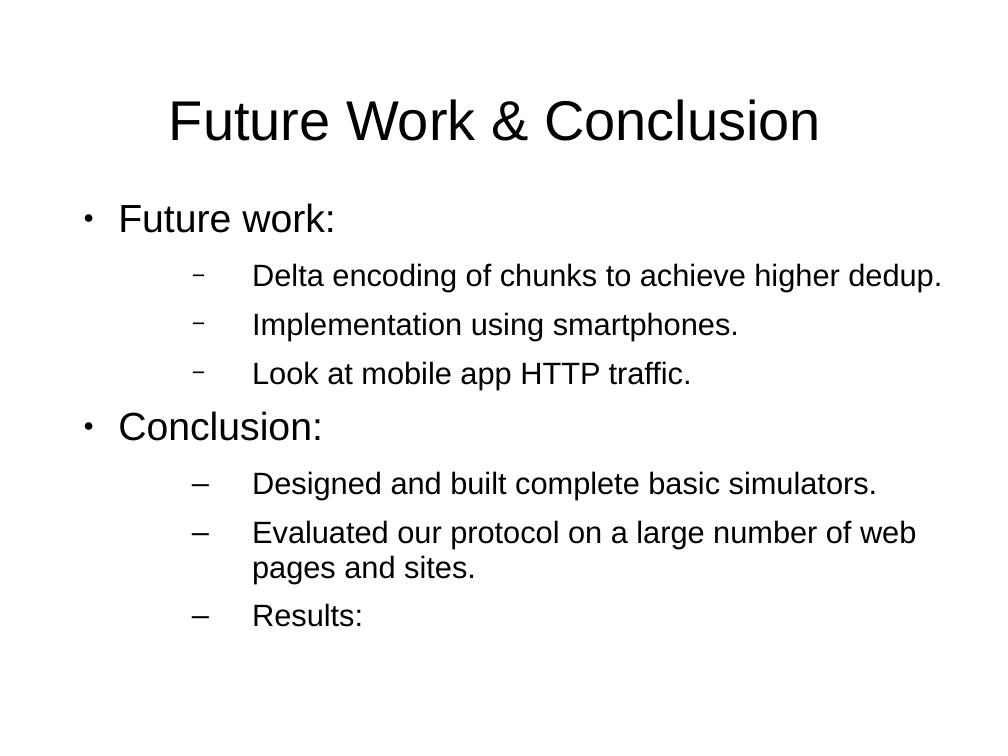
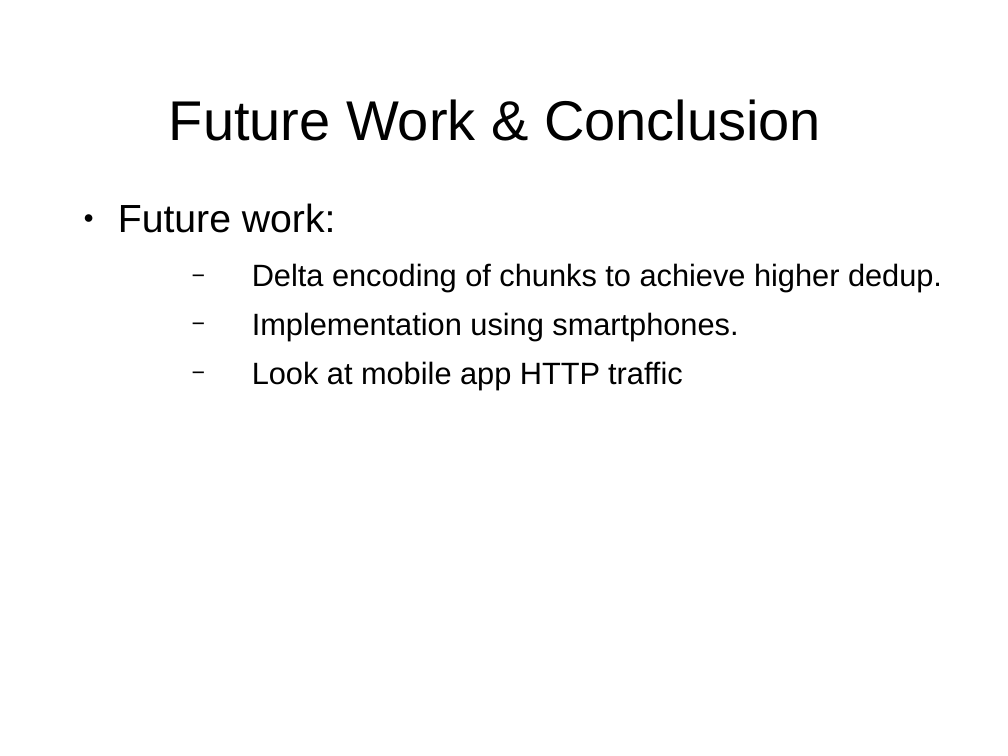
Before and after one commit to masomel/big-data-project, a slide deck: slide 13 of paper/Presentation_May17.ppt. Drawn at 1008x756 pixels with LibreOffice and Linux fonts; fonts in the diff are those of the drawing; background and template pictures are left out. Boxes give left, top, right and bottom in pixels: in the first picture for what was removed or moved away, otherwise in the second. Text is boxed around its words. In the diff, an @@ line names an element or a change of style, - is before the commit and + after.

```diff
--- a/paper/Presentation_May17.ppt
+++ b/paper/Presentation_May17.ppt
@@ text at (118, 203, 942, 341): indent changed @@
@@ text at (252, 361, 683, 390): text changed @@
-  − Look at mobile app HTTP traffic.
-● Conclusion:
-  – Designed and built complete basic simulators.
-  – Evaluated our protocol on a large number of web pages and sites.
-  – Results:
+  − Look at mobile app HTTP traffic
```
Also in this commit, not shown: 5 other slides changed, 5 slides added, 4 slides removed.
